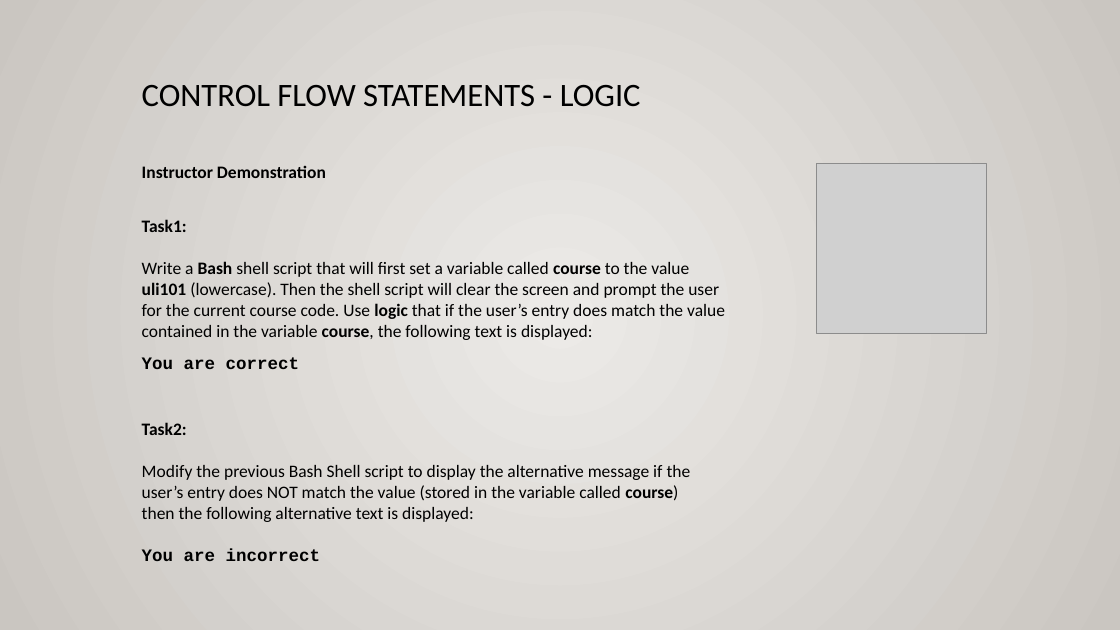
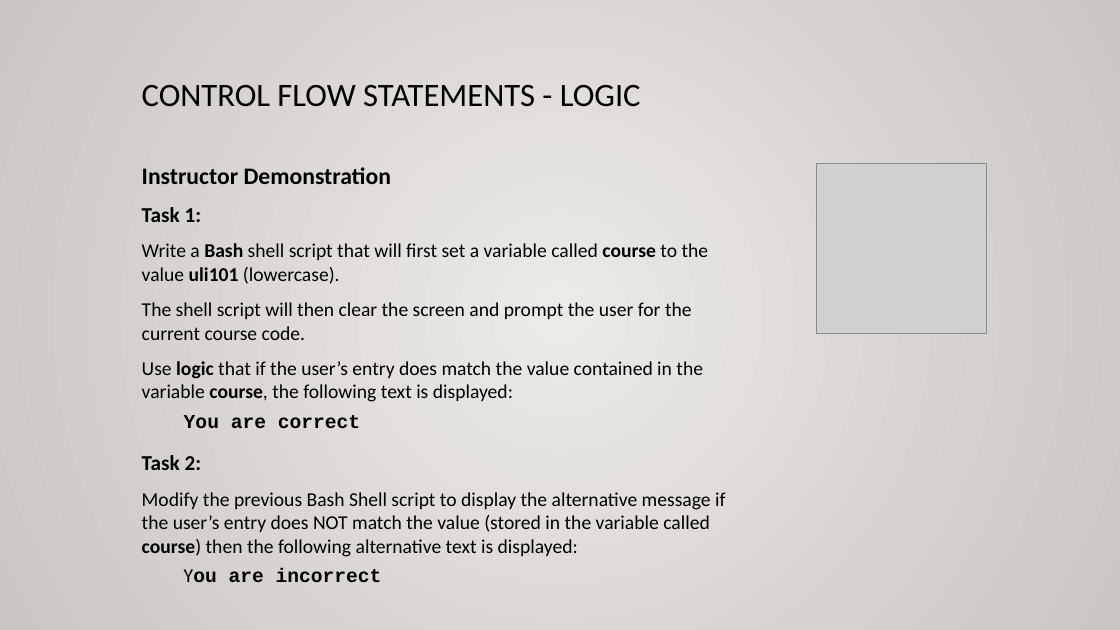
Before and after one commit to ULI101/slides, a slide deck: slide 26 of ULI101-11.2.pptx. Drawn at 1120x630 pixels with LibreOffice and Linux fonts; fonts in the diff are those of the drawing; grey boxes stand for pictures. Boxes give left, top, right and bottom in pixels: in the first picture for what was removed or moved away, otherwise in the second. Text is boxed around its words. In the diff, an @@ line names an element or a change of style, - is before the commit and + after.

```diff
--- a/ULI101-11.2.pptx
+++ b/ULI101-11.2.pptx
@@ text at <box>142,167,391,429</box>: size 15 to 20.3 pt in "Instructor Demonstration"; size 15 to 16.8 pt in "You are correct"; list level 1 to 2 in "You are correct" @@
@@ text at <box>142,207,709,402</box>: text changed; size 15 to 16.8 pt @@
-Task1:
-Write a Bash shell script that will first set a variable called course to the value uli101 (lowercase). Then the shell script will clear the screen and prompt the user for the current course code. Use logic that if the user’s entry does match the value contained in the variable course, the following text is displayed:
+Task 1:
+Write a Bash shell script that will first set a variable called course to the value uli101 (lowercase).
+The shell script will then clear the screen and prompt the user for the current course code.
+Use logic that if the user’s entry does match the value contained in the variable course, the following text is displayed:
@@ text at <box>142,455,725,582</box>: text changed; size 15 to 16.8 pt @@
-Task2:
-Modify the previous Bash Shell script to display the alternative message if the user’s entry does NOT match the value (stored in the variable called course)
-then the following alternative text is displayed:
-You are incorrect
+Task 2:
+Modify the previous Bash Shell script to display the alternative message if the user’s entry does NOT match the value (stored in the variable called course) then the following alternative text is displayed:
+  You are incorrect
```
Also in this commit, not shown: 29 other slides changed, 3 other files.
